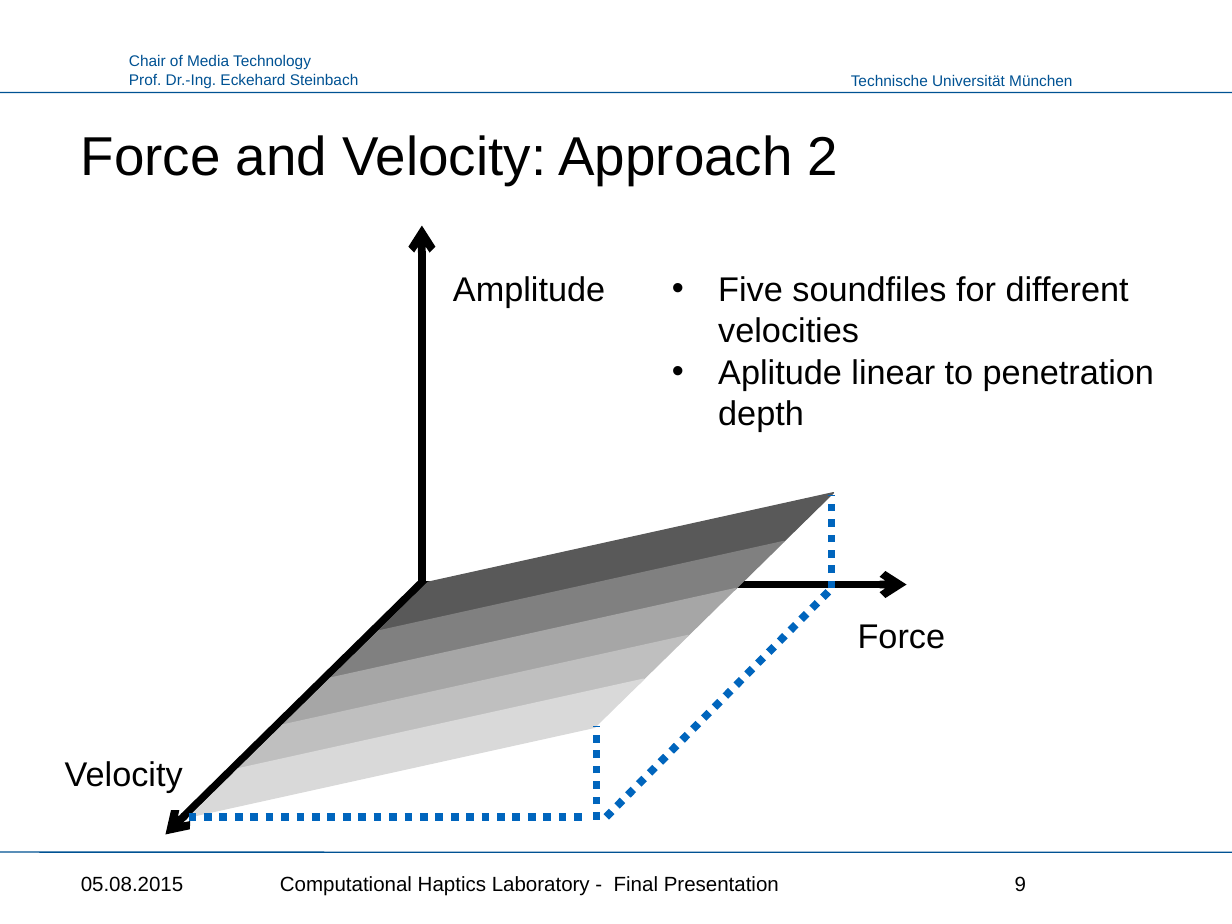
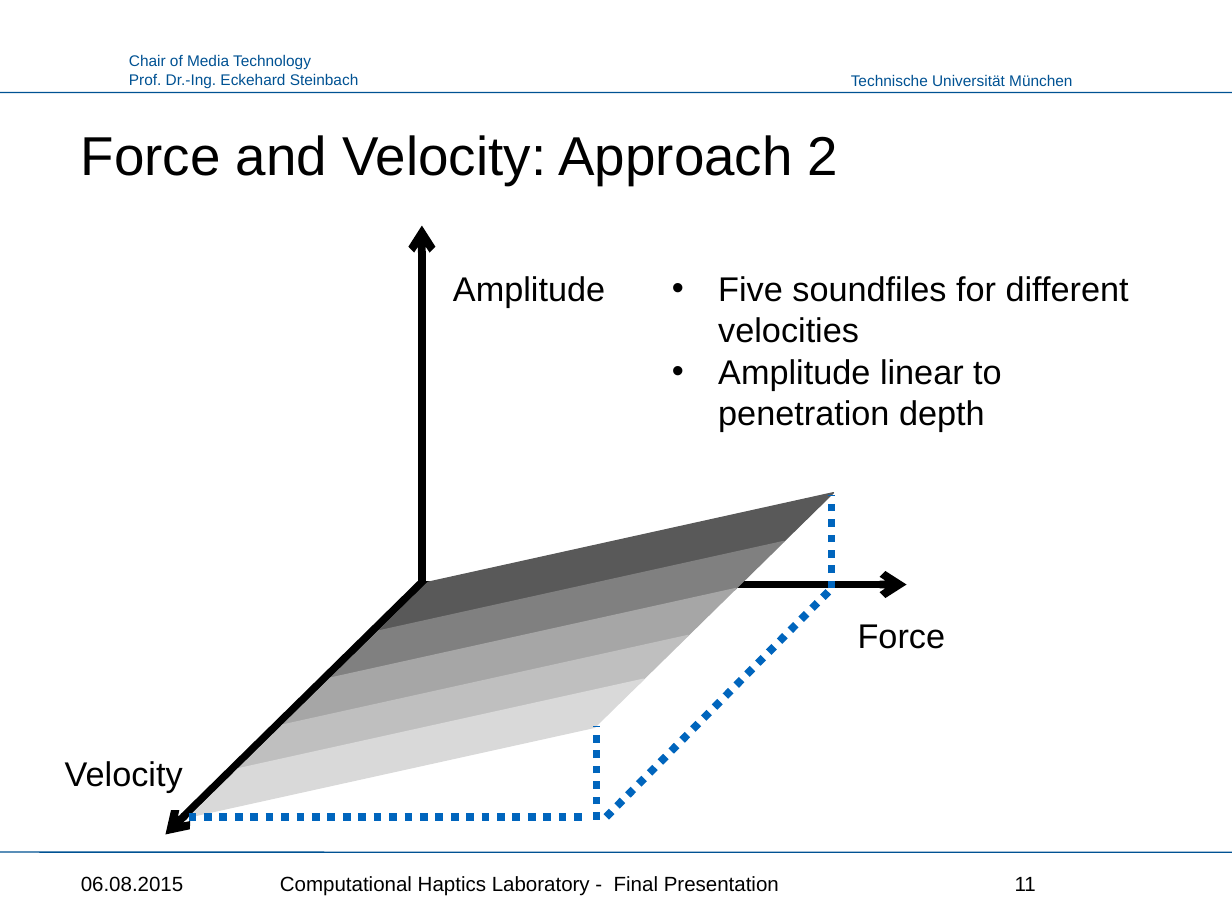
Before and after one commit to Punkbuster0401/HapticsLab, a slide deck: slide 11 of Haptics_Presentation.pptx (slide 9 before the commit). Drawn at 1232x924 pixels with LibreOffice and Linux fonts; fonts in the diff are those of the drawing; background and template pictures are left out. Boxes give left, top, right and bottom in pixels: in the first picture for what was removed or moved away, otherwise in the second. Text is boxed around its words. In the diff, an @@ line names an element or a change of style, - is before the commit and + after.

```diff
--- a/Haptics_Presentation.pptx
+++ b/Haptics_Presentation.pptx
@@ text at bbox=[718, 359, 1002, 431]: text changed @@
-• Aplitude linear to penetration depth
+• Amplitude linear to penetration depth
@@ text at bbox=[81, 876, 184, 892]: text changed @@
-05.08.2015
+06.08.2015
@@ page number at bbox=[1015, 877, 1036, 891]: text changed @@
-9
+11
```
Also in this commit, not shown: 17 other slides changed, 2 slides added, 1 other file.
